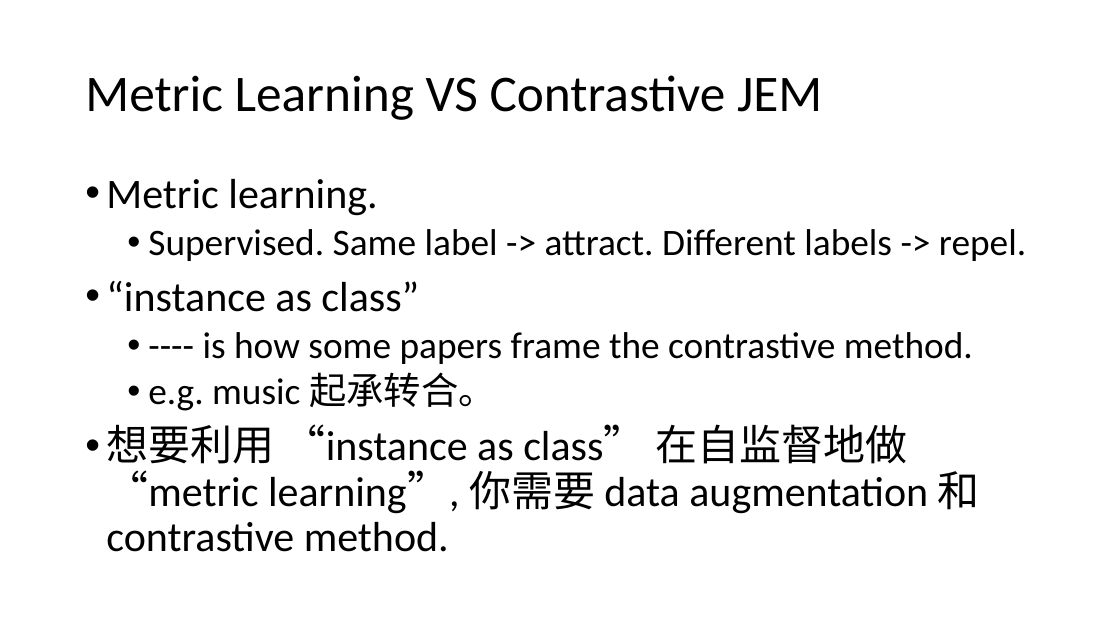
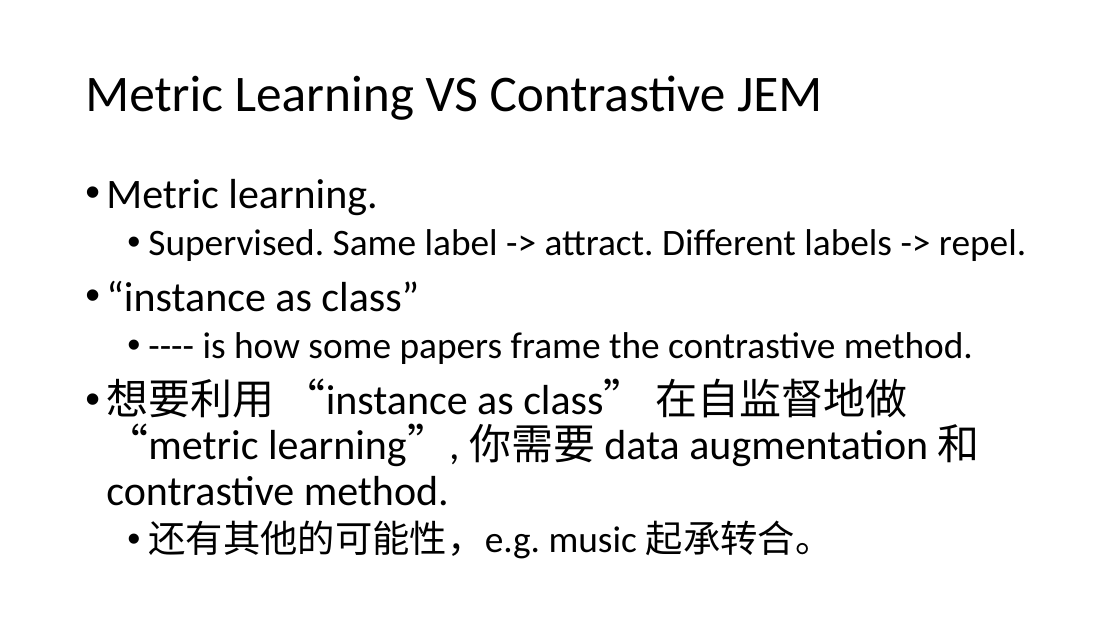
Before and after one commit to Daniel-Chin/3S, a slide deck: slide 9 of notes_slides/VICReg_and_related_works.pptx. Drawn at 1120x630 pixels with LibreOffice and Linux fonts; fonts in the diff are those of the drawing. Boxes give left, top, right and bottom in pixels: in the first picture for what was removed or moved away, otherwise in the second. Text is boxed around its words. In the diff, an @@ line names an element or a change of style, - is before the commit and + after.

```diff
--- a/notes_slides/VICReg_and_related_works.pptx
+++ b/notes_slides/VICReg_and_related_works.pptx
@@ text at (x1=148, y1=372, x2=496, y2=411): paragraph removed @@
-  • e.g. music 起承转合。
@@ text at (x1=148, y1=520, x2=833, y2=559): paragraph added @@
+  • 还有其他的可能性，e.g. music 起承转合。
```
Also in this commit, not shown: 3 other slides changed, 2 slides added.
